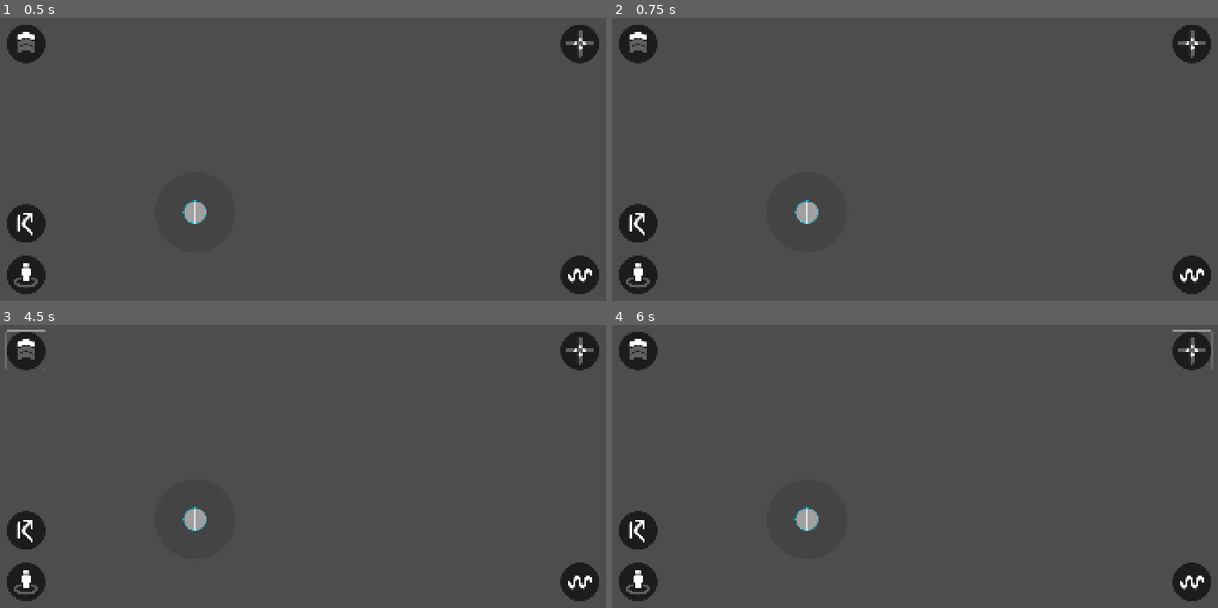
Above: before the commit, frames 1-4 (two rows, left to right).
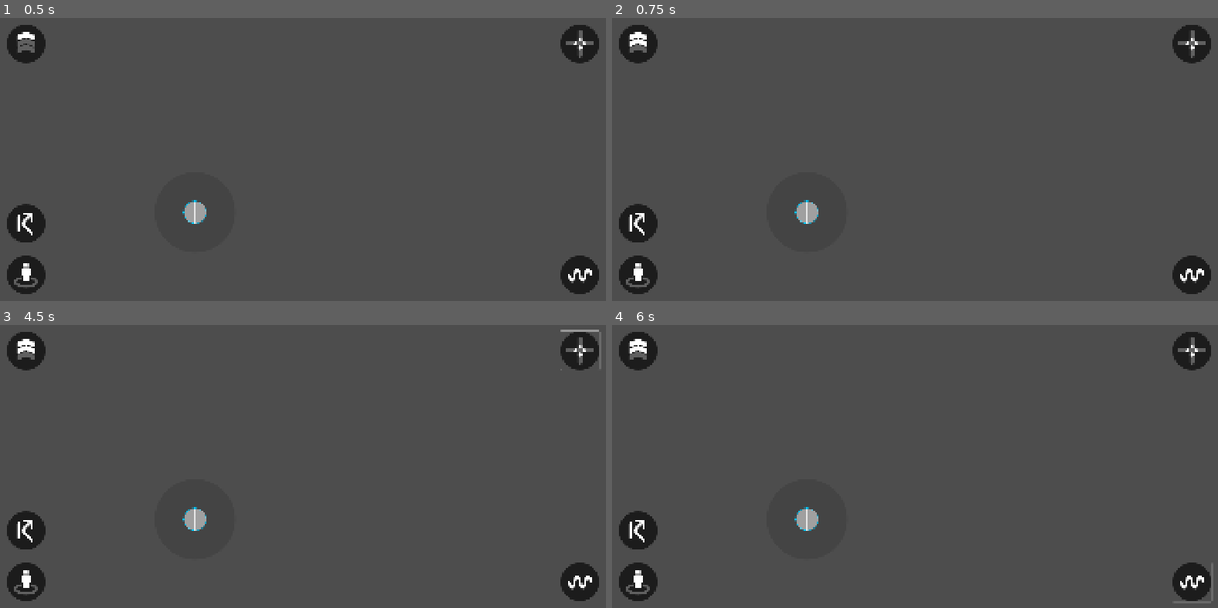
Above: after the commit, the same moments.

Repository: CantanTam/blecaco_phone
Game: Godot game, scene res://scenes/modes/game_mode.tscn
The game is run twice, just before and just after one commit, with the same random seed, the same clock (stepped at 60 frames per second) and the same inputs. This scene is started directly instead of the project's main scene.
Inputs (mouse positions are in pixels of both pictures, inside the frame that each line leads up to):
- Up to frame 1 (0.5 s): no input
- Up to frame 2 (0.75 s): click (636, 43) at 0.5 s
- Up to frame 3 (4.5 s): click (581, 350) at 1.25 s; click (581, 582) at 2 s; click (24, 582) at 2.77 s; click (24, 531) at 3.5 s; tap Enter at 4.25, 4.35 s; move the mouse to (436, 424) at 4.27 s; hold Up from 4.28 s (still down); click (436, 424) at 4.42 s
- Up to frame 4 (6 s): tap Space at 4.52, 5 s; release Up at 5 s; drag from (793, 458) to (884, 508) at 5.02 s; tap Enter at 5.75 s; move the mouse to (975, 364) at 5.77 s; hold Up from 5.78 s (still down); tap Tab at 5.85 s

Frame 1 is identical in both runs. In frame 2, less than 0.1% of the frame differs, in the area x 2-6%, y 7-11%; in frame 3, 0.3%, in the area x 0-100%, y 1-17%; in frame 4, 0.3%.
Error before the commit: Parse Error: Expected statement, found "Indent" instead. (res://scripts/modes/game_mode.gd:206)

Commit message:
修复 _ready 里的缩进错乱（导致 _apply_body_height_icon 缩进异常）

Diff:
--- a/scripts/modes/game_mode.gd
+++ b/scripts/modes/game_mode.gd
@@ -200,9 +200,6 @@
 			set_body_height_button.offset_right,
 			set_body_height_button.offset_bottom,
 		]
-		# 用 offset 还原后再取一次（保证与场景定义一致 ✓）
-	_restore_body_height_offsets()
-	_gg_rest_position = set_body_height_button.global_position
 		_apply_body_height_icon()
 
 	# 找 Blender 连接节点
